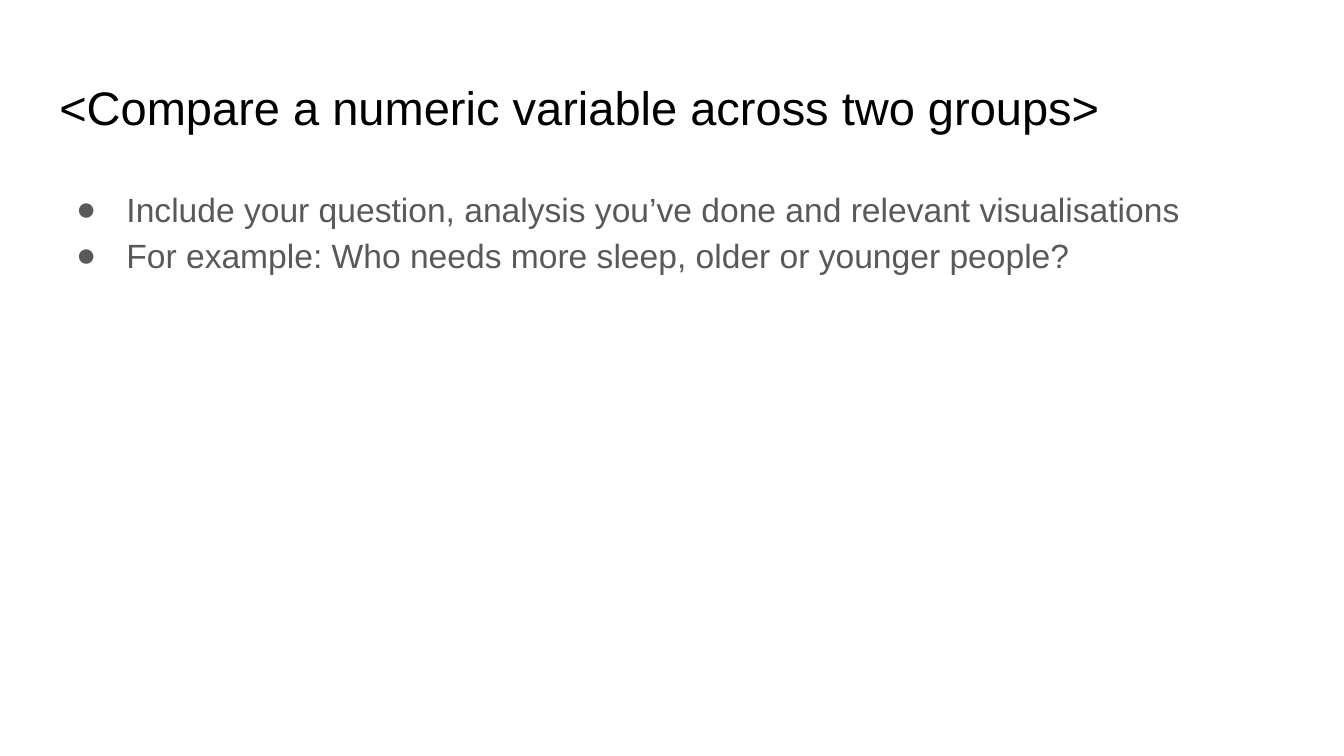
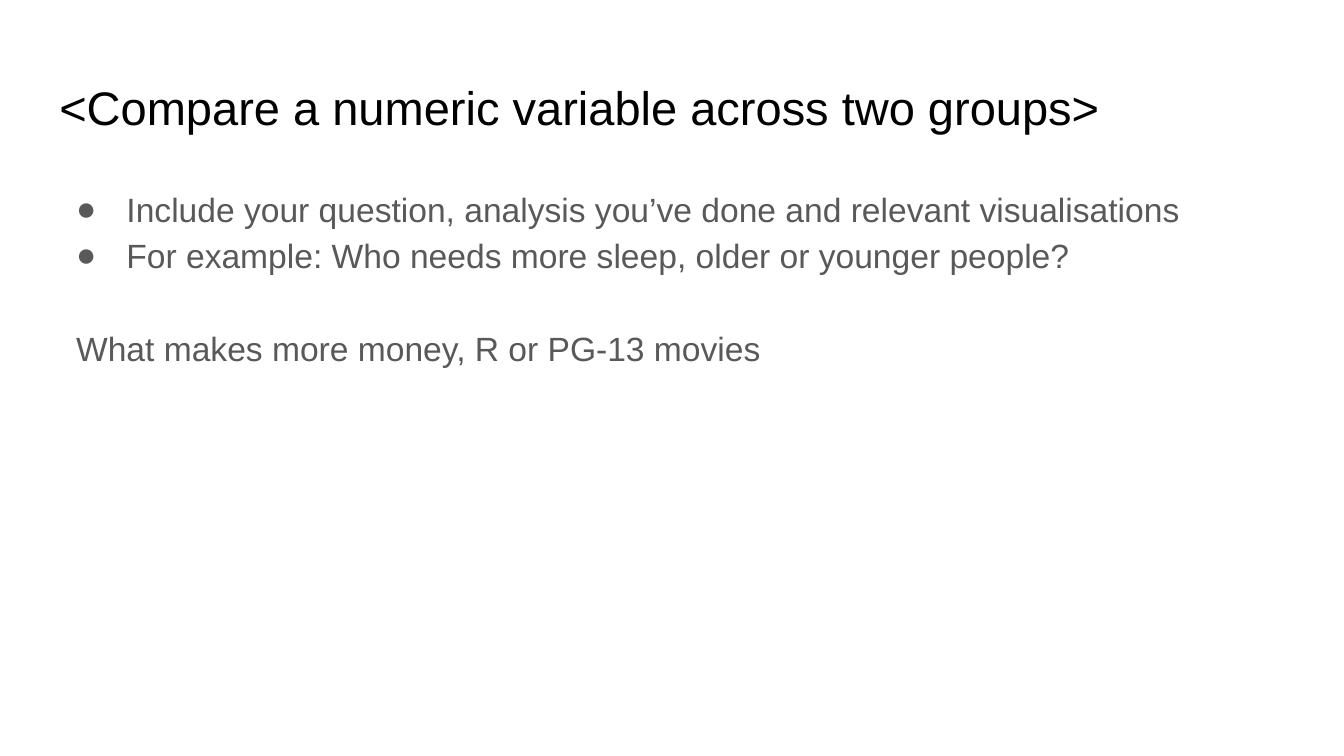
Before and after one commit to amelka800/Data-CA, a slide deck: slide 21 of Data Exploration CA Template 2026.pptx (slide 17 before the commit). Drawn at 1344x756 pixels with LibreOffice and Linux fonts; fonts in the diff are those of the drawing. Boxes give left, top, right and bottom in pixels: in the first picture for what was removed or moved away, otherwise in the second. Text is boxed around its words. In the diff, an @@ line names an element or a change of style, - is before the commit and + after.

```diff
--- a/Data Exploration CA Template 2026.pptx
+++ b/Data Exploration CA Template 2026.pptx
@@ text at <box>76,336,760,367</box>: paragraph added @@
+What makes more money, R or PG-13 movies
```
Also in this commit, not shown: 8 other slides changed, 8 slides added, 4 slides removed, 2 other files.
